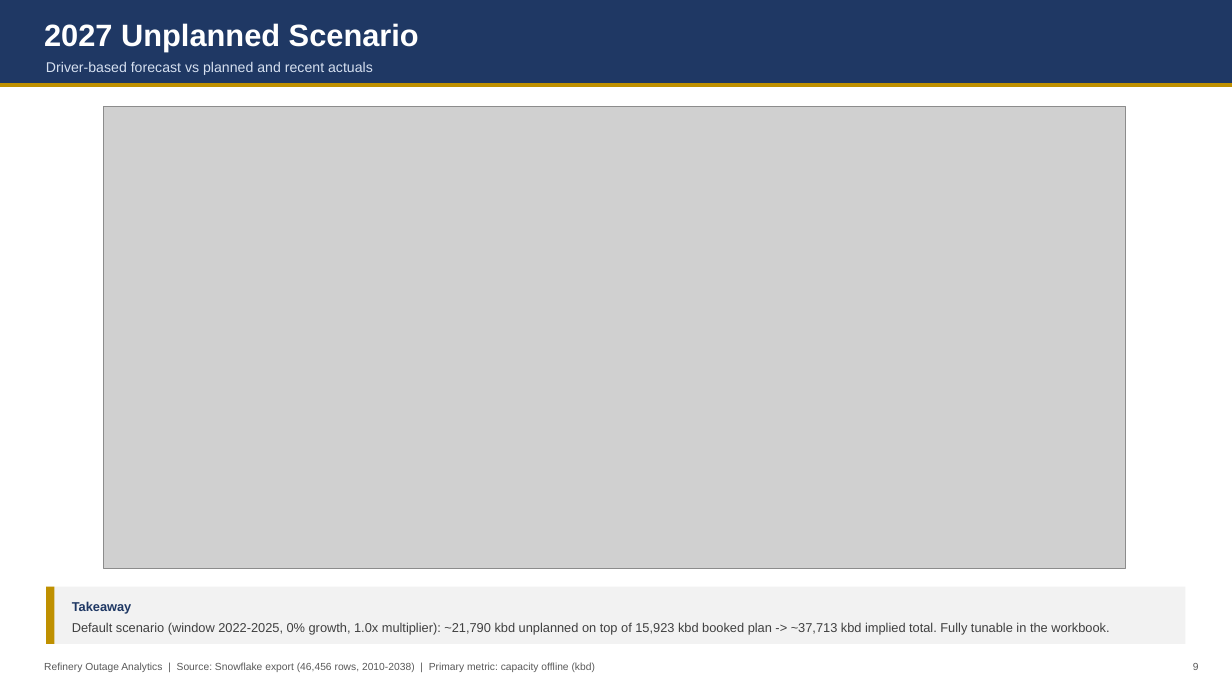
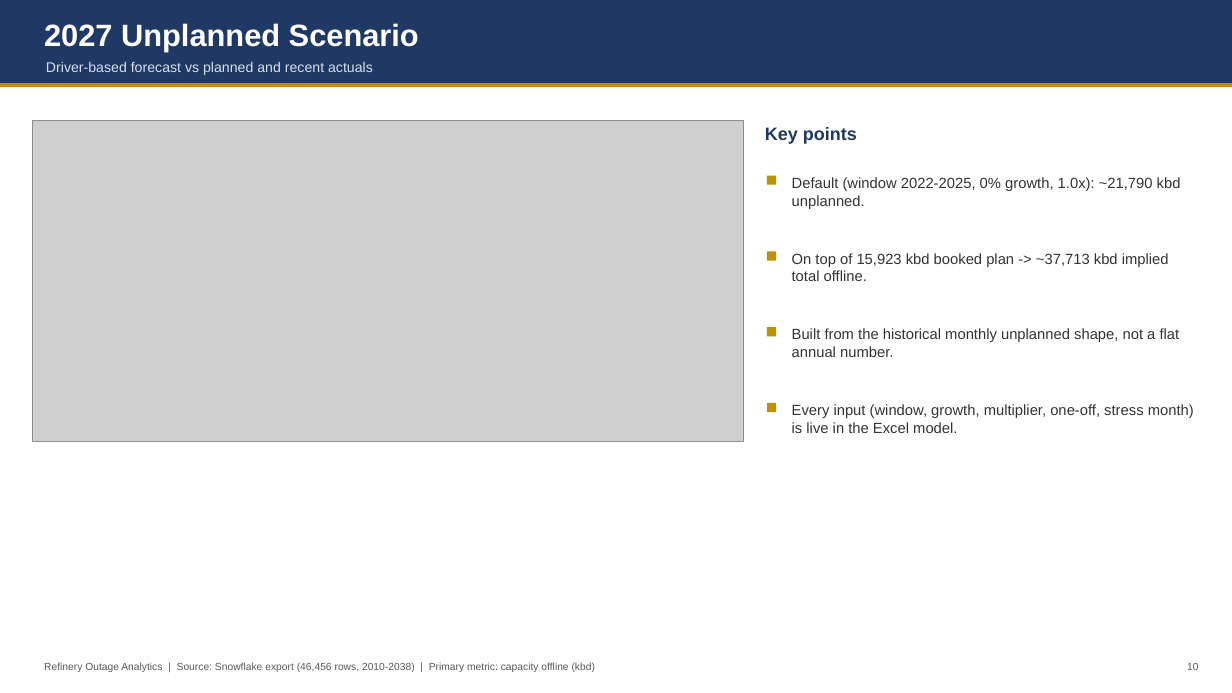
Before and after one commit to HoldenCole/Outages-script, a slide deck: slide 10 of output/outage_deck.pptx (slide 9 before the commit). Drawn at 1232x693 pixels with LibreOffice and Linux fonts; fonts in the diff are those of the drawing; grey boxes stand for pictures. Boxes give left, top, right and bottom in pixels: in the first picture for what was removed or moved away, otherwise in the second. Text is boxed around its words. In the diff, an @@ line names an element or a change of style, - is before the commit and + after.

```diff
--- a/output/outage_deck.pptx
+++ b/output/outage_deck.pptx
@@ picture resized from (x1=104, y1=106, x2=1127, y2=568) to (x1=32, y1=120, x2=744, y2=442) @@
@@ text added at (x1=765, y1=127, x2=857, y2=144), 14 pt, text #1F3864, bold @@
+Key points
@@ rectangle resized from (x1=46, y1=587, x2=55, y2=644) to (x1=767, y1=176, x2=776, y2=185) @@
@@ text "Default (window 2022-2025, 0% growth, ..." at (x1=792, y1=177, x2=1181, y2=209): vertical alignment middle to top @@
@@ text at (x1=792, y1=177, x2=1181, y2=209): text changed; size 10 to 11.5 pt; text colour #404040 to #333333 @@
-Takeaway
-Default scenario (window 2022-2025, 0% growth, 1.0x multiplier): ~21,790 kbd unplanned on top of 15,923 kbd booked plan -> ~37,713 kbd implied total. Fully tunable in the workbook.
+Default (window 2022-2025, 0% growth, 1.0x): ~21,790 kbd unplanned.
@@ rectangle added at (x1=767, y1=251, x2=776, y2=261), fill #BF9000 @@
@@ text added at (x1=792, y1=253, x2=1169, y2=281), 11.5 pt, text #333333 @@
+On top of 15,923 kbd booked plan -> ~37,713 kbd implied total offline.
@@ rectangle added at (x1=767, y1=327, x2=776, y2=336), fill #BF9000 @@
@@ text added at (x1=792, y1=328, x2=1180, y2=357), 11.5 pt, text #333333 @@
+Built from the historical monthly unplanned shape, not a flat annual number.
@@ rectangle added at (x1=767, y1=403, x2=776, y2=412), fill #BF9000 @@
@@ text added at (x1=792, y1=404, x2=1194, y2=433), 11.5 pt, text #333333 @@
+Every input (window, growth, multiplier, one-off, stress month) is live in the Excel model.
@@ rectangle removed at (x1=46, y1=587, x2=1186, y2=644) @@
@@ text at (x1=1187, y1=663, x2=1198, y2=670): text changed @@
-9
+10
```
Also in this commit, not shown: 8 other slides changed, 2 slides added, 8 other files.
